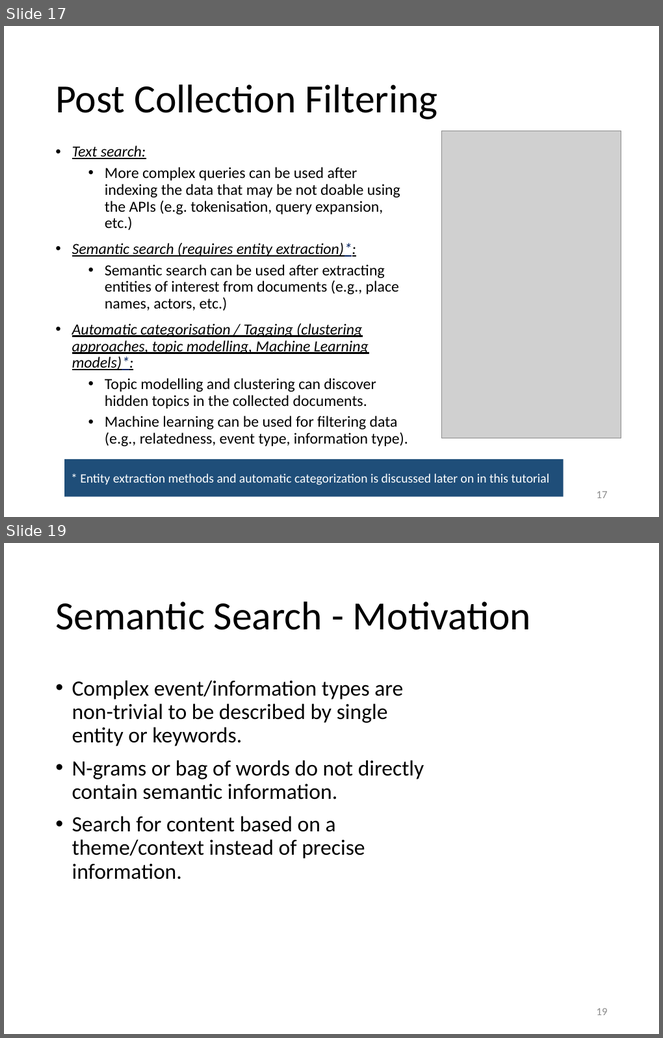
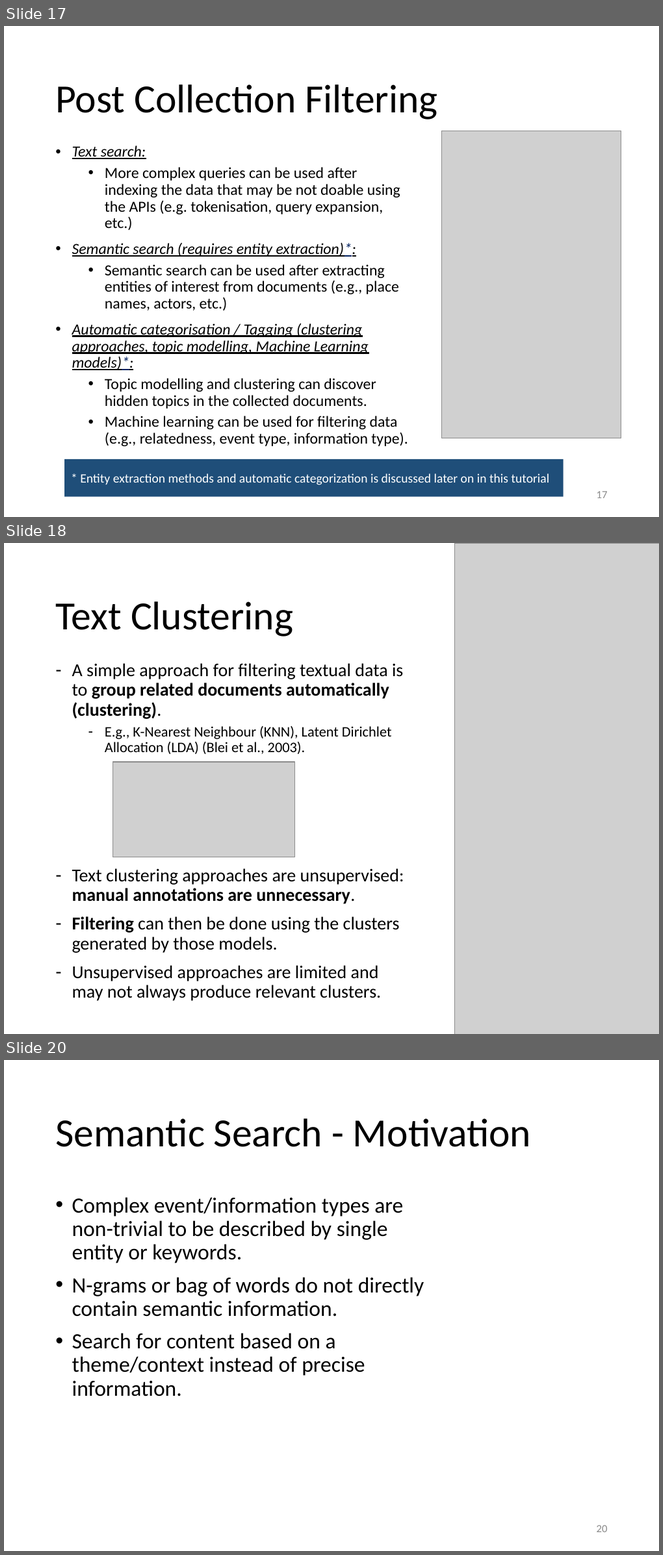
Before and after one commit to evhart/smasac-tutorial, a slide deck: slides/pptx/2-data-collection.pptx. Shown one above the other, each under a label of ours: slides 17 and 19 before the commit, slides 17, 18 and 20 after it; the slides between them are not shown. The pictures are 663x1038 and 663x1555 pixels, drawn with LibreOffice and Linux fonts; fonts in the diff are those of the drawing; grey boxes stand for pictures. Boxes give left, top, right and bottom in pixels: in the first picture for what was removed or moved away, otherwise in the second. Text is boxed around its words. In the diff, an @@ line names an element or a change of style, - is before the commit and + after.

Commit message:
Add references for intro and data collection

```diff
--- a/slides/pptx/2-data-collection.pptx
+++ b/slides/pptx/2-data-collection.pptx
@@ slide 18 added at (4, 543, 659, 1034), background #FFFFFF @@
@@ picture added at (454, 544, 659, 1034) @@
@@ title added at (55, 601, 293, 637), 44 pt, text #000000 @@
+Text Clustering
@@ text added at (72, 663, 404, 1001), 20 pt, text #000000 @@
+– A simple approach for filtering textual data is to group related documents automatically (clustering).
+  – E.g., K-Nearest Neighbour (KNN), Latent Dirichlet Allocation (LDA) (Blei et al., 2003).
+– Text clustering approaches are unsupervised: manual annotations are unnecessary.
+– Filtering can then be done using the clusters generated by those models.
+– Unsupervised approaches are limited and may not always produce relevant clusters.
@@ picture added at (113, 762, 295, 858) @@
@@ what was slide 19 is now slide 20 @@
@@ page number at (597, 1525, 608, 1533): text changed @@
-19
+20
```
Also in this commit, not shown: 2 slides changed, 2 other files.
